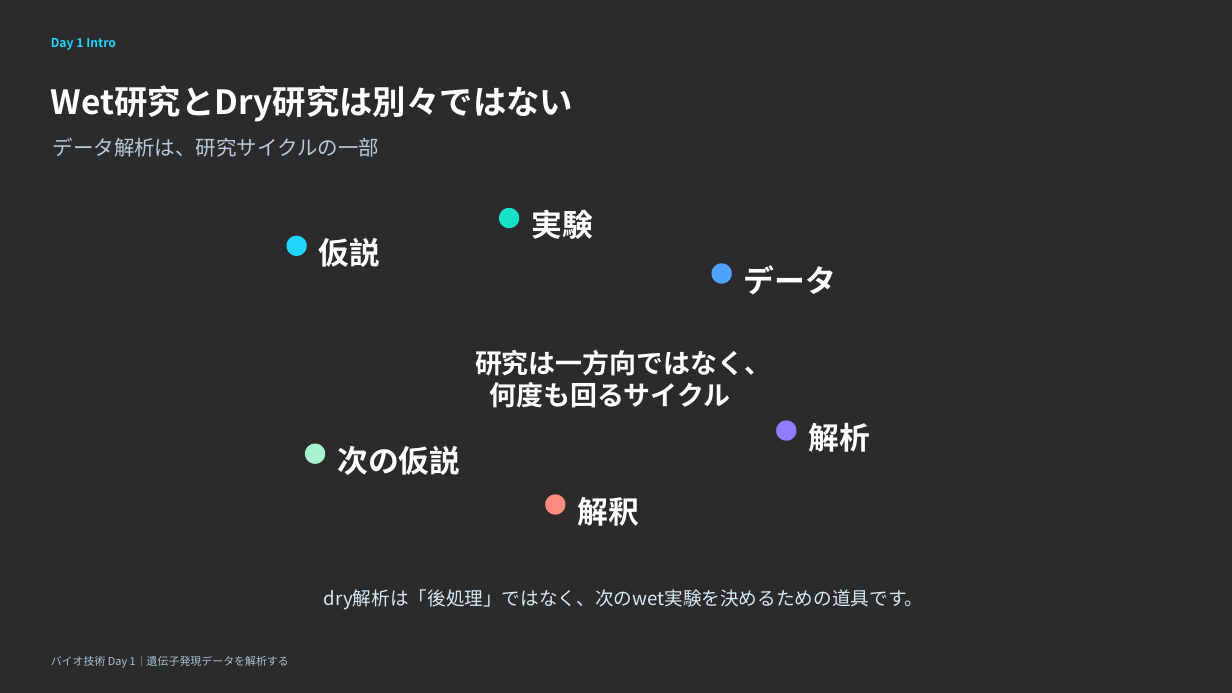
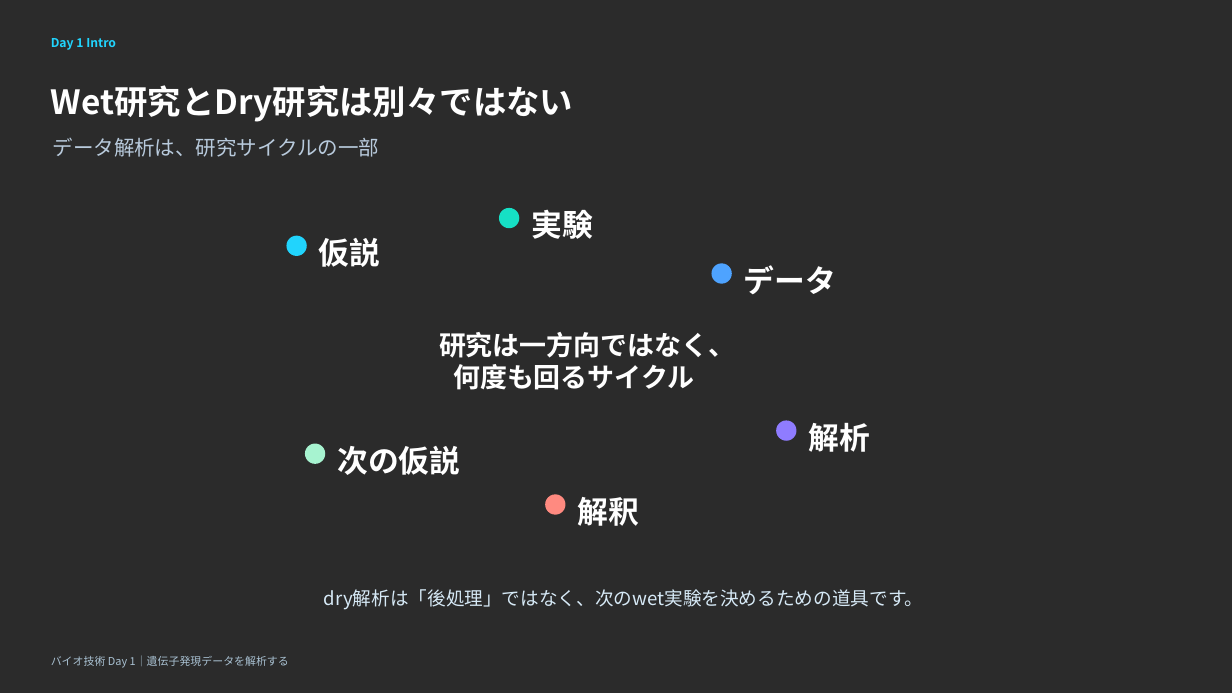
Before and after one commit to iwata97/bioinfo_2026, a slide deck: slide 3 of bioinformatics_day1_AM.pptx. Drawn at 1232x693 pixels with LibreOffice and Linux fonts; fonts in the diff are those of the drawing; background and template pictures are left out; a plain dark background stands for a picture behind light text. Boxes give left, top, right and bottom in pixels: in the first picture for what was removed or moved away, otherwise in the second. Text is boxed around its words. In the diff, an @@ line names an element or a change of style, - is before the commit and + after.

```diff
--- a/bioinformatics_day1_AM.pptx
+++ b/bioinformatics_day1_AM.pptx
@@ text "研究は一方向ではなく、": place and size @@
-text "研究は一方向ではなく、" at (475,350,771,408)
+text "研究は一方向ではなく、" at (439,332,735,390)
```
Also in this commit, not shown: 2 other slides changed, 1 other file.
